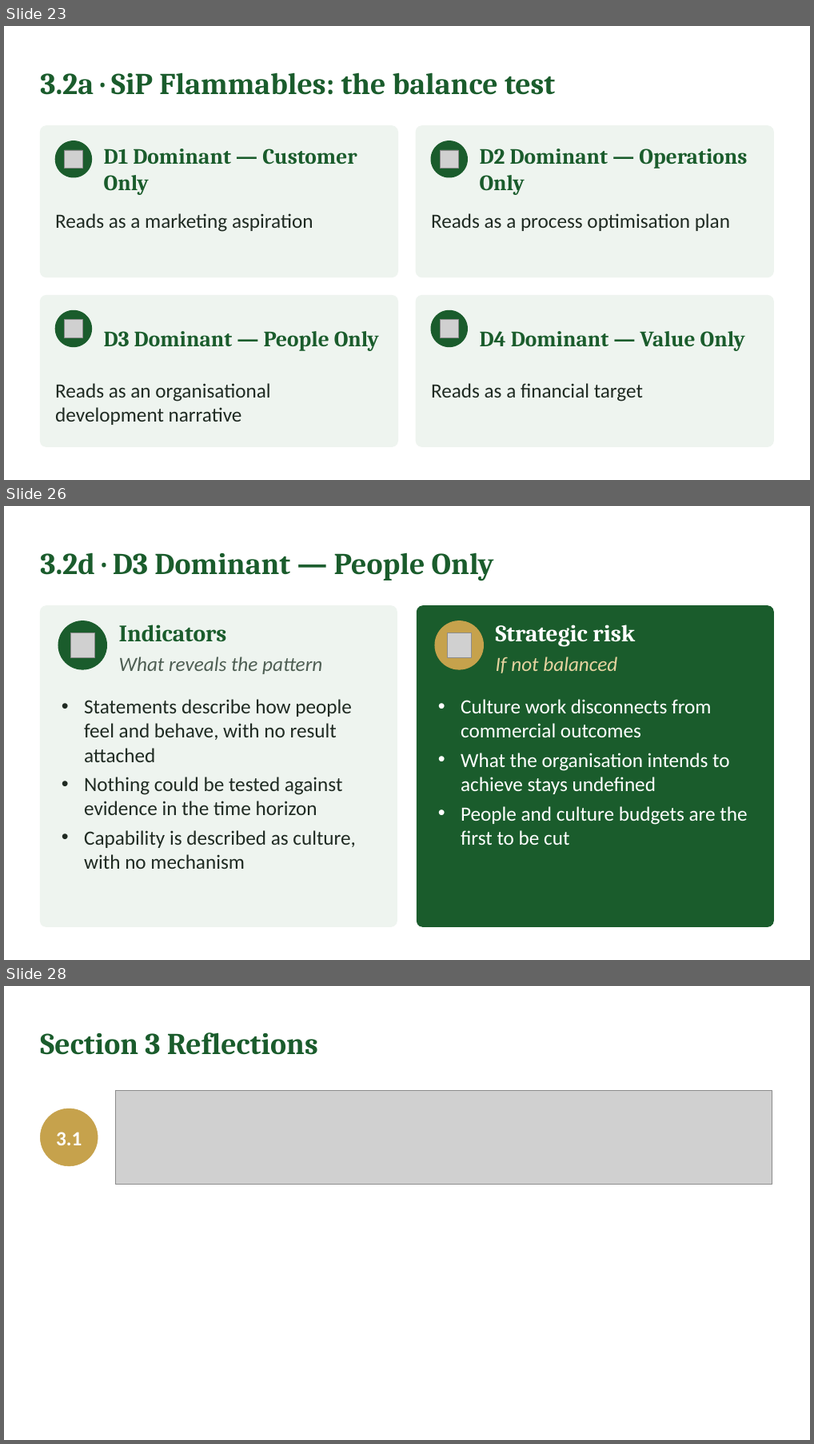
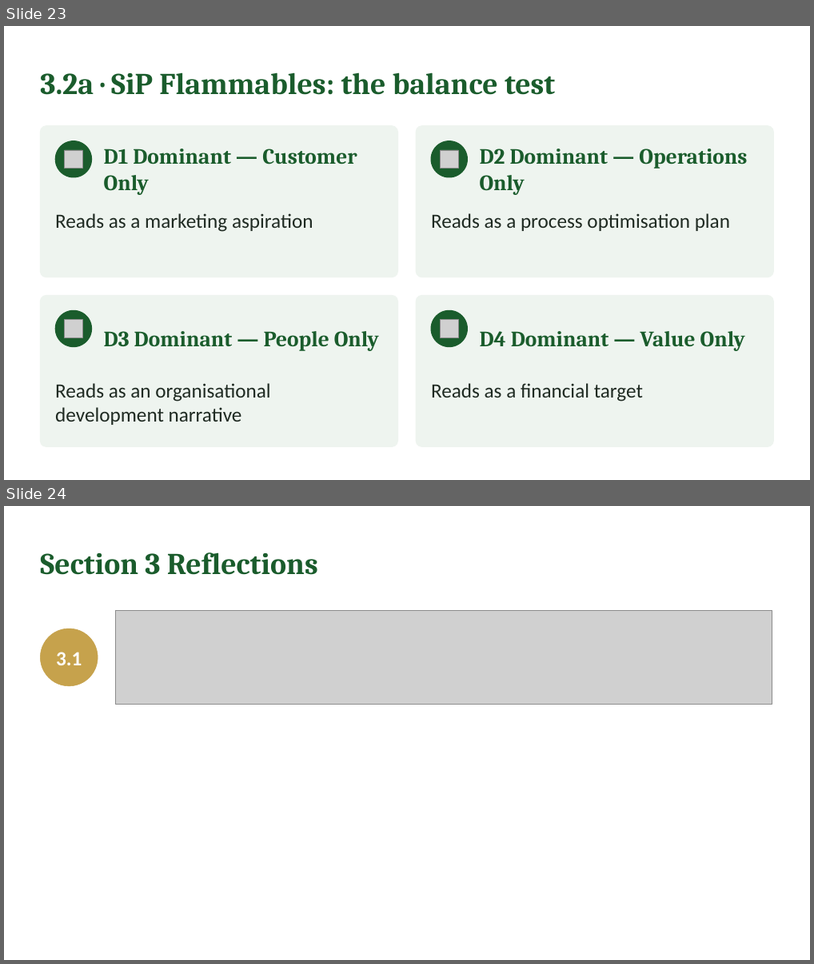
Before and after one commit to IBSL26/ibsl-platform, a slide deck: Unit decks/Unit 02 - Strategy Visioning & Success in Practice (SiP).pptx. Shown one above the other, each under a label of ours: slides 23, 26 and 28 before the commit, slides 23 and 24 after it; the slides between them are not shown. The pictures are 814x1444 and 814x964 pixels, drawn with LibreOffice and Linux fonts; fonts in the diff are those of the drawing; grey boxes stand for pictures. Boxes give left, top, right and bottom in pixels: in the first picture for what was removed or moved away, otherwise in the second. Text is boxed around its words. In the diff, an @@ line names an element or a change of style, - is before the commit and + after.

```diff
--- a/Unit decks/Unit 02 - Strategy Visioning & Success in Practice (SiP).pptx
+++ b/Unit decks/Unit 02 - Strategy Visioning & Success in Practice (SiP).pptx
@@ slide 26 removed at (x1=4, y1=506, x2=810, y2=960), background #FFFFFF @@
@@ text removed at (x1=40, y1=552, x2=494, y2=580) @@
-3.2d · D3 Dominant — People Only
@@ rounded rectangle removed at (x1=40, y1=606, x2=398, y2=927) @@
@@ ellipse removed at (x1=58, y1=621, x2=107, y2=669) @@
@@ text removed at (x1=119, y1=624, x2=227, y2=642) @@
-Indicators
@@ rounded rectangle removed at (x1=417, y1=606, x2=774, y2=927) @@
@@ ellipse removed at (x1=435, y1=621, x2=484, y2=669) @@
@@ text removed at (x1=496, y1=624, x2=635, y2=646) @@
-Strategic risk
@@ picture removed at (x1=70, y1=633, x2=94, y2=657) @@
@@ picture removed at (x1=447, y1=633, x2=472, y2=657) @@
@@ text removed at (x1=119, y1=656, x2=322, y2=674) @@
-What reveals the pattern
@@ text removed at (x1=496, y1=656, x2=618, y2=673) @@
-If not balanced
@@ text removed at (x1=84, y1=699, x2=356, y2=868) @@
-• Statements describe how people feel and behave, with no result attached
-• Nothing could be tested against evidence in the time horizon
-• Capability is described as culture, with no mechanism
@@ text removed at (x1=461, y1=699, x2=747, y2=844) @@
-• Culture work disconnects from commercial outcomes
-• What the organisation intends to achieve stays undefined
-• People and culture budgets are the first to be cut
@@ what was slide 28 is now slide 24 @@
```
Also in this commit, not shown: 5 slides changed, 11 other slides removed, 2 other files.
